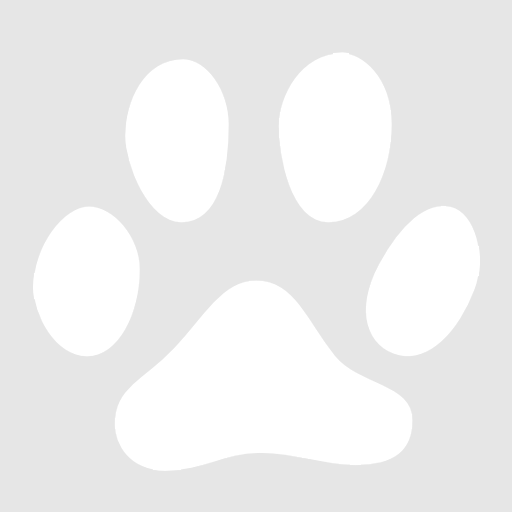
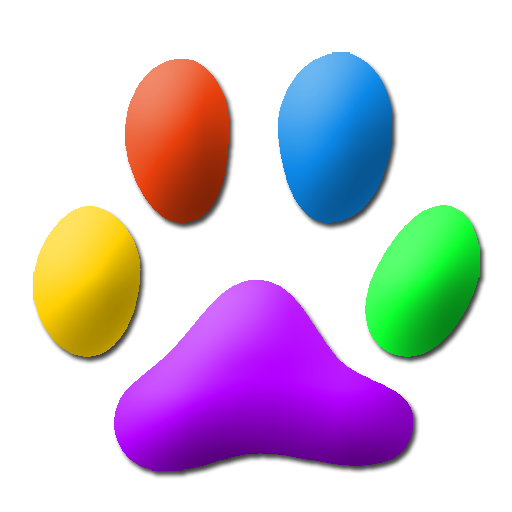
Layer changes from the first w=512, h=512 image to the second:
added layer "图层 3" above "图层 2" over bbox(33, 52, 480, 471)
hid "图层 1" over bbox(0, 0, 512, 512)
